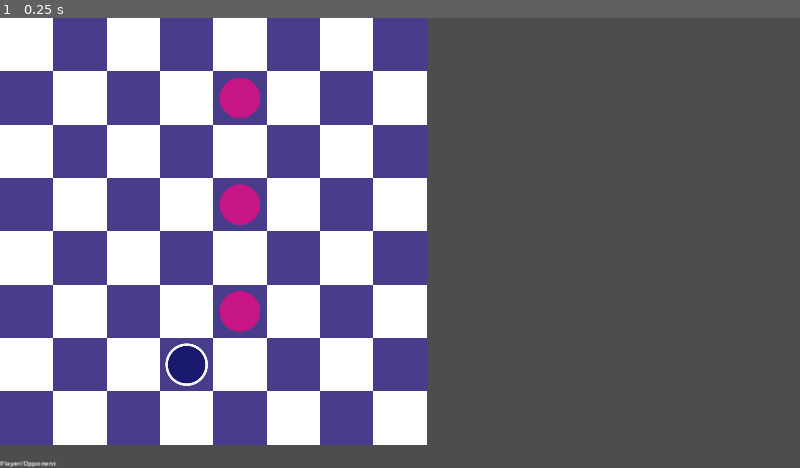
Above: before the commit, frame 1.
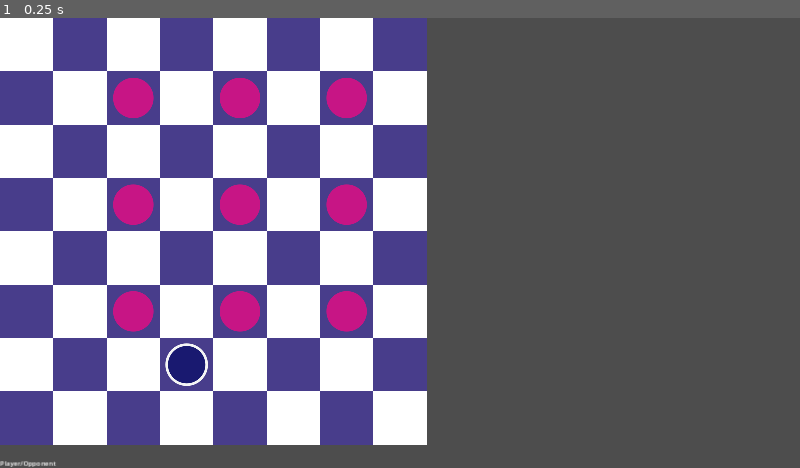
Above: after the commit, the same moment.

Repository: mattsullentrup/godot-checkers
Game: Godot game, scene res://rewrite/level/level.tscn
Same seed, same stepped clock (60 frames per second), same inputs: the game is played once before the commit and once after it.
Inputs:
- Up to frame 1 (0.25 s): no input

The runs differ from the first frame. In frame 1, 2.2% of the frame differs, in the area x 14-46%, y 13-70%.

Commit message:
Add unit method to find shortest path to clicked cell

Diff:
--- a/9_10_24_checkers/rewrite/level/level_generator.gd
+++ b/9_10_24_checkers/rewrite/level/level_generator.gd
@@ -20,8 +20,8 @@
 	_make_new_unit(_player_group, Vector2i(3, 6))
 
 	for y in [1, 3, 5]:
-		#for x in [2, 4, 6]:
-		for x in [4]:
+		for x in [2, 4, 6]:
+		#for x in [4]:
 			_make_new_unit(_opponent_group, Vector2i(x, y))
 
 
--- a/9_10_24_checkers/rewrite/units/unit/unit.gd
+++ b/9_10_24_checkers/rewrite/units/unit/unit.gd
@@ -59,13 +59,42 @@
 
 
 func _find_jump_path(new_cell: Vector2i) -> void:
-	for path: Array in jump_paths:
+	var possible_paths: Array[Array]
+	possible_paths = jump_paths.filter(
+			func(path: Array): return path.any(
+					func(x: JumpData): return x.target_cell == new_cell))
+
+	var largest_path_size: int = 0
+	#var longest_path: Array
+	for path in possible_paths:
+		if path.size() > largest_path_size:
+			#longest_path = path
+			largest_path_size = path.size()
+
+	var smallest_cell_index: int = largest_path_size - 1
+	var shortest_path_to_new_cell: Array
+	for path in possible_paths:
 		for data: JumpData in path:
 			if not data.target_cell == new_cell:
 				continue
 
-			_jump_tween_through_path(path, new_cell)
-			return
+			var new_cell_index = path.find(data)
+			if new_cell_index < smallest_cell_index:
+				shortest_path_to_new_cell = path
+				smallest_cell_index = new_cell_index
+
+	var index = possible_paths.find(shortest_path_to_new_cell)
+	var path_to_take = possible_paths[index]
+
+	_jump_tween_through_path(path_to_take, new_cell)
+
+	#for path: Array in jump_paths:
+		#for data: JumpData in path:
+			#if not data.target_cell == new_cell:
+				#continue
+#
+			#_jump_tween_through_path(path, new_cell)
+			#return
 
 
 func _jump_tween_through_path(path: Array, new_cell: Vector2i) -> void:
